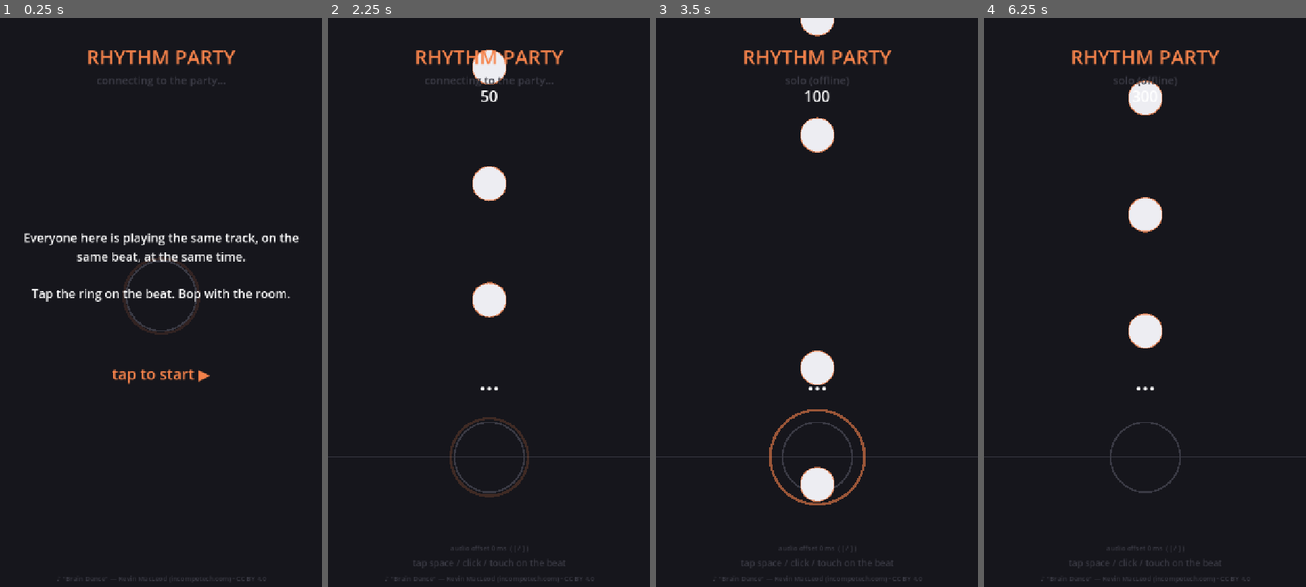
Above: before the commit, frames 1-4 (left to right).
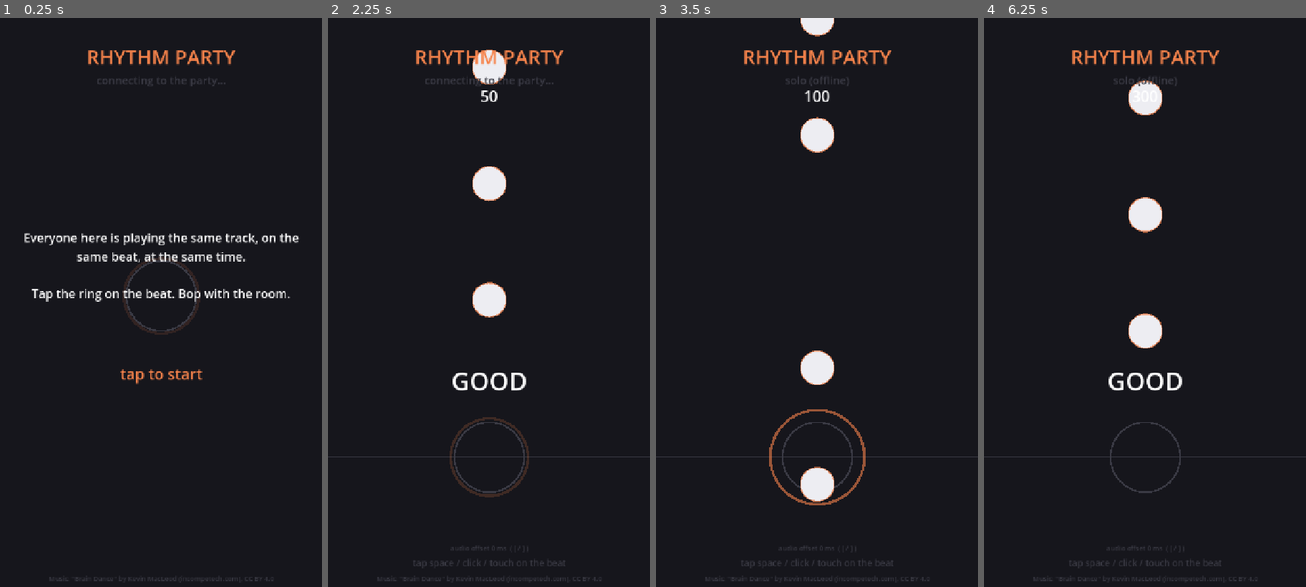
Above: after the commit, the same moments.

Repository: mirendev/sample-apps
Game: Godot game, scene res://main.tscn
Two runs of this game, one before a commit and one after it. Both use one fixed random seed, a clock stepped at 60 frames per second and the inputs below. Sound files missing from this copy of the repository are replaced by a short silence.
Inputs (mouse positions are in pixels of both pictures, inside the frame that each line leads up to):
- Up to frame 1 (0.25 s): no input
- Up to frame 2 (2.25 s): tap Enter at 0.5 s; move the mouse to (559, 274) at 0.52 s; click (559, 274) at 0.67 s; tap Space at 0.77, 1.25, 1.52, 2 s; move the mouse to (424, 330) at 1.27 s; click (424, 330) at 1.42 s; move the mouse to (521, 177) at 2.02 s; click (521, 177) at 2.17 s
- Up to frame 3 (3.5 s): tap Space at 2.75, 3.02 s; move the mouse to (800, 421) at 2.77 s; click (800, 421) at 2.92 s
- Up to frame 4 (6.25 s): tap Space at 3.5, 3.77, 4.25, 4.52, 6.02 s; move the mouse to (1241, 387) at 3.52 s; click (1241, 387) at 3.67 s; move the mouse to (1048, 217) at 4.27 s; click (1048, 217) at 4.42 s; move the mouse to (1161, 302) at 5.02 s; click (1161, 302) at 5.17 s; move the mouse to (1096, 160) at 5.77 s; click (1096, 160) at 5.92 s

The runs differ from the first frame. In frame 1, 0.4% of the frame differs, in the area x 15-85%, y 61-100%; in frame 2, 0.4%, in the area x 15-85%, y 62-100%; in frame 3, 0.1%; in frame 4, 0.4%.

Commit message:
rhythm-party: fix browser sync (float ping) + ASCII-safe UI
The browser sends ping timestamps as floats (sub-millisecond wall clock),
but the conductor decoded `c` as int64, so Go's JSON unmarshal failed and
closed the socket (1007) right after the handshake -- every web client
fell back to "solo (offline)". Decode `c` as float64 (and echo it back as
one). My Go smoke client sent clean integers, which is why it never hit it.

Also: the default Godot font has no emoji/symbol glyphs (they render as
tofu boxes), so make all on-screen text ASCII-safe, and simplify the
same-origin WebSocket URL lookup to reference JavaScriptBridge directly.

Diff:
--- a/rhythm-party/game/conductor_client.gd
+++ b/rhythm-party/game/conductor_client.gd
@@ -49,6 +49,8 @@
 				_ping_accum = 0.0
 				_send_ping()
 		WebSocketPeer.STATE_CLOSED:
+			if _connected:
+				print("[rhythm] ws CLOSED code=", _ws.get_close_code(), " reason=", _ws.get_close_reason())
 			_connected = false
 
 func send_hit() -> void:
@@ -100,13 +102,11 @@
 
 func _conductor_url() -> String:
 	# In a web export, talk to whatever host served the page (same origin).
-	if OS.has_feature("web") and Engine.has_singleton("JavaScriptBridge"):
-		var js := Engine.get_singleton("JavaScriptBridge")
-		var proto := str(js.eval("location.protocol", true))
-		var host := str(js.eval("location.host", true))
-		if host.is_empty():
-			return ""
-		var scheme := "wss" if proto == "https:" else "ws"
-		return "%s://%s/ws" % [scheme, host]
+	if OS.has_feature("web"):
+		var proto := str(JavaScriptBridge.eval("location.protocol", true))
+		var host := str(JavaScriptBridge.eval("location.host", true))
+		if not host.is_empty():
+			var scheme := "wss" if proto == "https:" else "ws"
+			return "%s://%s/ws" % [scheme, host]
 	# Editor / desktop: talk to a locally-running conductor (no-op if absent).
 	return "ws://127.0.0.1:3000/ws"
--- a/rhythm-party/game/hud.gd
+++ b/rhythm-party/game/hud.gd
@@ -33,7 +33,7 @@
 	_intro.text = ("Everyone here is playing the same track, on the same beat, "
 		+ "at the same time.\n\nTap the ring on the beat. Bop with the room.")
 
-	_start = _label(Vector2(0, 770), 34, "tap to start ▶", Look.ACCENT)
+	_start = _label(Vector2(0, 770), 34, "tap to start", Look.ACCENT)
 
 	_score = _label(Vector2(0, 150), 34, "", Color.WHITE)
 	_combo = _label(Vector2(0, 196), 26, "", Look.ACCENT)
@@ -41,7 +41,7 @@
 
 	_hint = _label(Vector2(0, H - 78), 20, "tap space / click / touch on the beat", Look.DIM)
 	_credit = _label(Vector2(0, H - 40), 15,
-		"♪ \"Brain Dance\" — Kevin MacLeod (incompetech.com) · CC BY 4.0", Look.DIM)
+		"Music: \"Brain Dance\" by Kevin MacLeod (incompetech.com), CC BY 4.0", Look.DIM)
 	_offset = _label(Vector2(0, H - 108), 15, "", Look.DIM)
 
 	set_title_mode(true)
@@ -58,10 +58,10 @@
 
 func set_party(is_synced: bool, online: int, connecting: bool) -> void:
 	if is_synced:
-		_party.text = "🎉 %d here · everyone on the same beat" % maxi(online, 1)
+		_party.text = "%d here, all on the same beat" % maxi(online, 1)
 		_party.modulate = Look.ACCENT
 	elif connecting:
-		_party.text = "connecting to the party…"
+		_party.text = "connecting to the party..."
 		_party.modulate = Look.DIM
 	else:
 		_party.text = "solo (offline)"
--- a/rhythm-party/game/note_field.gd
+++ b/rhythm-party/game/note_field.gd
@@ -58,9 +58,8 @@
 			best = n
 
 	if best.is_empty() or best_d > GOOD_WINDOW:
-		# A whiff. Party-friendly: it just resets the combo, no score penalty.
+		# A whiff. Party-friendly: just resets the combo, no penalty, no shout.
 		combo = 0
-		_flash("…")
 		return
 
 	best["judged"] = true
Not shown, changed: rhythm-party/conductor/main.go
